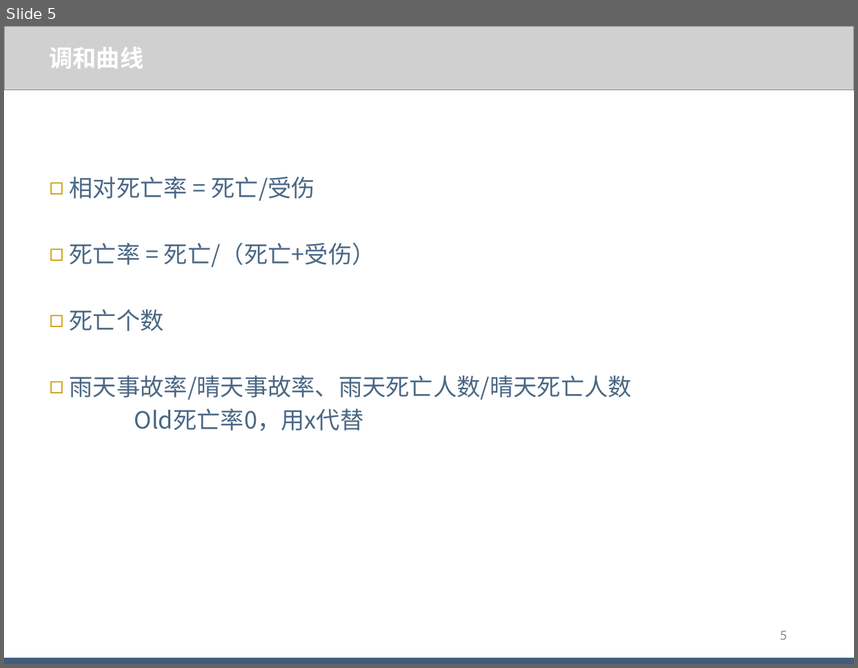
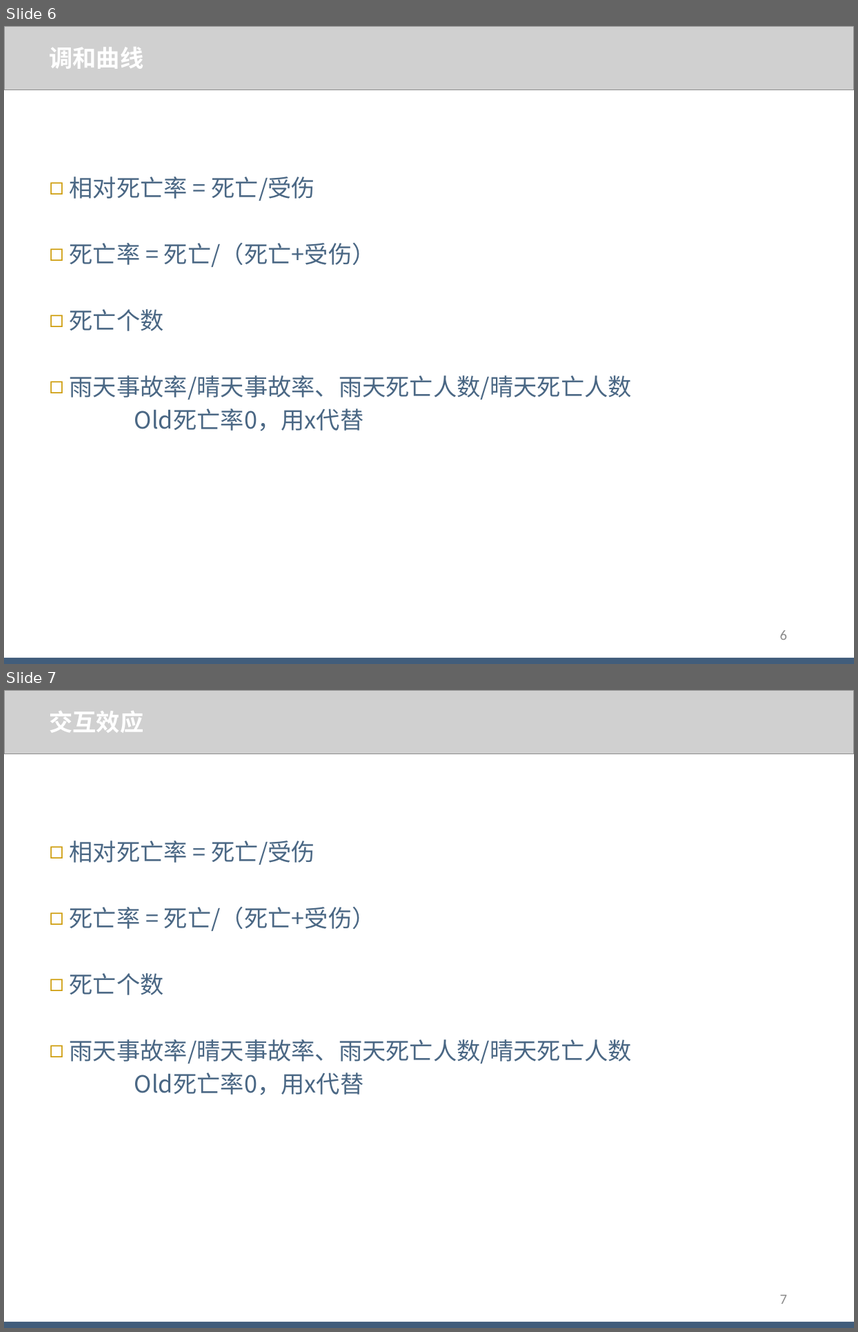
Before and after one commit to WJ-Lai/AccidentMission, a slide deck: 【阶段性汇报】/20180729/阶段性汇报_赖伟鉴_20180729.pptx. Shown one above the other, each under a label of ours: slide 5 before the commit, slides 6 and 7 after it. The pictures are 858x668 and 858x1332 pixels, drawn with LibreOffice and Linux fonts; fonts in the diff are those of the drawing; grey boxes stand for pictures. Boxes give left, top, right and bottom in pixels: in the first picture for what was removed or moved away, otherwise in the second. Text is boxed around its words. In the diff, an @@ line names an element or a change of style, - is before the commit and + after.

```diff
--- a/【阶段性汇报】/20180729/阶段性汇报_赖伟鉴_20180729.pptx
+++ b/【阶段性汇报】/20180729/阶段性汇报_赖伟鉴_20180729.pptx
@@ slide 7 added at (4, 690, 854, 1328), background #FFFFFF @@
@@ picture added at (4, 690, 854, 753) @@
@@ text added at (49, 711, 143, 733), 20 pt, text #FFFFFF, bold @@
+交互效应
@@ text added at (70, 840, 632, 1095), 20 pt, text #4A6784 @@
+◻ 相对死亡率 = 死亡/受伤
+◻ 死亡率 = 死亡/（死亡+受伤）
+◻ 死亡个数
+◻ 雨天事故率/晴天事故率、雨天死亡人数/晴天死亡人数
+Old死亡率0，用x代替
@@ page number added at (780, 1294, 787, 1303), 12 pt, text #8C8C8C @@
+7
@@ rectangle added at (4, 1321, 854, 1328), fill #415D7B @@
@@ what was slide 5 is now slide 6 @@
@@ page number at (780, 630, 787, 639): text changed @@
-5
+6
```
Also in this commit, not shown: 2 slides changed, 8 slides removed, 6 other files.
